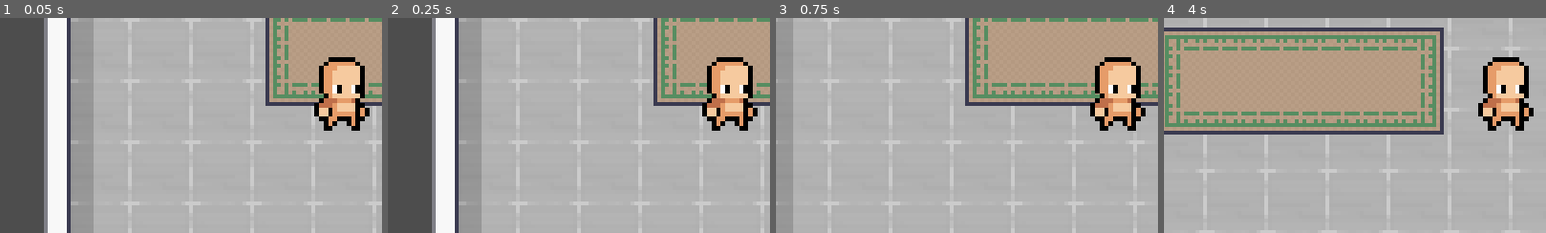
Above: before the commit, frames 1-4 (left to right).
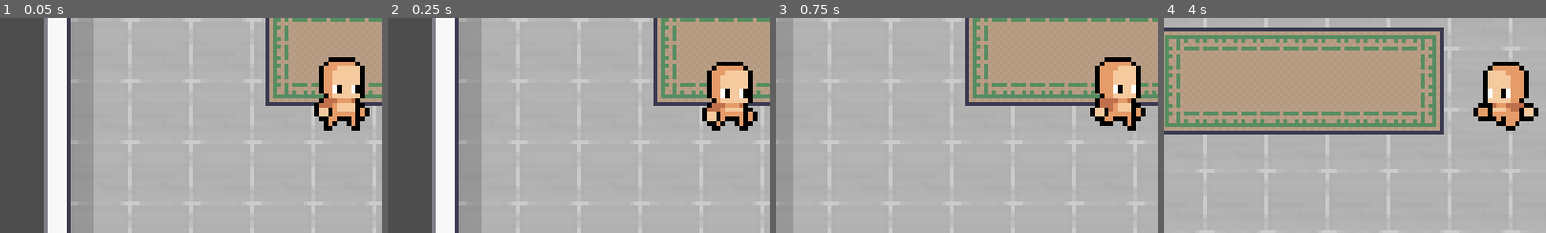
Above: after the commit, the same moments.

Repository: robcmills/godot-paintball
Game: Godot game, scene res://scenes/main.tscn
Two runs of this game, one before a commit and one after it. Both use one fixed random seed, a clock stepped at 60 frames per second and the inputs below.
Inputs:
- Up to frame 1 (0.05 s): no input
- Up to frame 2 (0.25 s): no input
- Up to frame 3 (0.75 s): hold Right (move_right) from 0.53 s (still down); tap Shift (run) at 0.6 s
- Up to frame 4 (4 s): release Right (move_right) at 1.28 s; hold Down (move_down) 1.28-2.03 s; tap Shift (run) every 0.75 s from 1.35 to 3.6 s; hold Right (move_right) 2.03-2.78 s; hold Up (move_up) 2.78-3.53 s; hold Left (move_left) from 3.53 s (still down)
The pictures show only the part of the screen within x 5-55%, y 15-65%; the shares and areas given below are measured in that part.

Frame 1 is identical in both runs. In frame 2, 1.6% of the frame differs, in the area x 82-97%, y 18-51%; in frame 3, 0.6%; in frame 4, 2.8%, in the area x 81-98%, y 18-53%.

Commit message:
Calculate cardinal in hippo_player physics

Diff:
--- a/project.godot
+++ b/project.godot
@@ -32,24 +32,28 @@
 "deadzone": 0.5,
 "events": [Object(InputEventJoypadMotion,"resource_local_to_scene":false,"resource_name":"","device":-1,"axis":1,"axis_value":-1.0,"script":null)
 , Object(InputEventKey,"resource_local_to_scene":false,"resource_name":"","device":-1,"window_id":0,"alt_pressed":false …(186 unchanged characters)…
+, Object(InputEventKey,"resource_local_to_scene":false,"resource_name":"","device":-1,"window_id":0,"alt_pressed":false,"shift_pressed":false,"ctrl_pressed":false,"meta_pressed":false,"pressed":false,"keycode":0,"physical_keycode":70,"key_label":0,"unicode":102,"location":0,"echo":false,"script":null)
 ]
 }
 move_down={
 "deadzone": 0.5,
 "events": [Object(InputEventJoypadMotion,"resource_local_to_scene":false,"resource_name":"","device":-1,"axis":1,"axis_value":1.0,"script":null)
 , Object(InputEventKey,"resource_local_to_scene":false,"resource_name":"","device":-1,"window_id":0,"alt_pressed":false …(186 unchanged characters)…
+, Object(InputEventKey,"resource_local_to_scene":false,"resource_name":"","device":-1,"window_id":0,"alt_pressed":false,"shift_pressed":false,"ctrl_pressed":false,"meta_pressed":false,"pressed":false,"keycode":0,"physical_keycode":83,"key_label":0,"unicode":115,"location":0,"echo":false,"script":null)
 ]
 }
 move_left={
 "deadzone": 0.5,
 "events": [Object(InputEventJoypadMotion,"resource_local_to_scene":false,"resource_name":"","device":-1,"axis":0,"axis_value":-1.0,"script":null)
 , Object(InputEventKey,"resource_local_to_scene":false,"resource_name":"","device":-1,"window_id":0,"alt_pressed":false …(186 unchanged characters)…
+, Object(InputEventKey,"resource_local_to_scene":false,"resource_name":"","device":-1,"window_id":0,"alt_pressed":false,"shift_pressed":false,"ctrl_pressed":false,"meta_pressed":false,"pressed":false,"keycode":0,"physical_keycode":82,"key_label":0,"unicode":114,"location":0,"echo":false,"script":null)
 ]
 }
 move_right={
 "deadzone": 0.5,
 "events": [Object(InputEventJoypadMotion,"resource_local_to_scene":false,"resource_name":"","device":-1,"axis":0,"axis_value":1.0,"script":null)
 , Object(InputEventKey,"resource_local_to_scene":false,"resource_name":"","device":-1,"window_id":0,"alt_pressed":false …(186 unchanged characters)…
+, Object(InputEventKey,"resource_local_to_scene":false,"resource_name":"","device":-1,"window_id":0,"alt_pressed":false,"shift_pressed":false,"ctrl_pressed":false,"meta_pressed":false,"pressed":false,"keycode":0,"physical_keycode":84,"key_label":0,"unicode":116,"location":0,"echo":false,"script":null)
 ]
 }
 run={
--- /dev/null
+++ b/scenes/hippo_character.tscn
@@ -0,0 +1,17 @@
+[gd_scene load_steps=4 format=3 uid="uid://bo1hrdnuflfso"]
+
+[ext_resource type="Script" path="res://scripts/hippo_character.gd" id="1_gqxx0"]
+[ext_resource type="PackedScene" uid="uid://djmn76lmlqrso" path="res://scenes/hippo_sprite.tscn" id="2_nypgp"]
+
+[sub_resource type="RectangleShape2D" id="RectangleShape2D_j2bfm"]
+size = Vector2(8, 6)
+
+[node name="HippoCharacter" type="CharacterBody2D"]
+y_sort_enabled = true
+script = ExtResource("1_gqxx0")
+
+[node name="CollisionShape2D" type="CollisionShape2D" parent="."]
+position = Vector2(0, -11)
+shape = SubResource("RectangleShape2D_j2bfm")
+
+[node name="HippoSprite" parent="." instance=ExtResource("2_nypgp")]
--- a/scenes/hippo_player.tscn
+++ /dev/null
@@ -1,17 +0,0 @@
-[gd_scene load_steps=4 format=3 uid="uid://bo1hrdnuflfso"]
-
-[ext_resource type="Script" path="res://scripts/hippo_player.gd" id="1_8jp0c"]
-[ext_resource type="PackedScene" uid="uid://djmn76lmlqrso" path="res://scenes/hippo_sprite.tscn" id="2_5dy33"]
-
-[sub_resource type="RectangleShape2D" id="RectangleShape2D_j2bfm"]
-size = Vector2(8, 6)
-
-[node name="HippoPlayer" type="CharacterBody2D"]
-y_sort_enabled = true
-script = ExtResource("1_8jp0c")
-
-[node name="CollisionShape2D" type="CollisionShape2D" parent="."]
-position = Vector2(0, -11)
-shape = SubResource("RectangleShape2D_j2bfm")
-
-[node name="HippoSprite" parent="." instance=ExtResource("2_5dy33")]
--- a/scenes/main.tscn
+++ b/scenes/main.tscn
@@ -2,7 +2,7 @@
 
 [ext_resource type="PackedScene" uid="uid://cepra2yx05tcy" path="res://scenes/office.tscn" id="1_kwcg8"]
 [ext_resource type="PackedScene" uid="uid://ch844kd7xe0cc" path="res://scenes/hippo_player_controller.tscn" id="2_6g1th"]
-[ext_resource type="PackedScene" uid="uid://bo1hrdnuflfso" path="res://scenes/hippo_player.tscn" id="3_xhttu"]
+[ext_resource type="PackedScene" uid="uid://bo1hrdnuflfso" path="res://scenes/hippo_character.tscn" id="3_xhttu"]
 
 [node name="Main" type="Node2D"]
 y_sort_enabled = true
--- a/scripts/enums.gd
+++ b/scripts/enums.gd
@@ -1,4 +1,15 @@
 extends Node
+
+enum Cardinal {
+	EAST,
+	SOUTH_EAST,
+	SOUTH,
+	SOUTH_WEST,
+	WEST,
+	NORTH_WEST,
+	NORTH,
+	NORTH_EAST,
+}
 
 enum CharacterPreset {
 	ASTRONAUT,
--- /dev/null
+++ b/scripts/hippo_character.gd
@@ -0,0 +1,20 @@
+class_name HippoCharacter
+extends CharacterBody2D
+
+@onready var sprite: HippoSprite = $HippoSprite
+
+var cardinal := Enums.Cardinal.EAST
+
+func _physics_process(delta):
+	if velocity.x > 0:
+		sprite.scale = Vector2i(1, 1)
+	elif velocity.x < 0:
+		sprite.scale = Vector2i(-1, 1)
+
+	sprite.animation = Enums.PlayerAnimation.READY
+	if velocity.length() != 0:
+		sprite.animation = Enums.PlayerAnimation.RUN
+		var angle = velocity.angle() / (PI / 4)
+		cardinal = wrapi(roundi(angle), 0, 8)
+
+	sprite.playAnimation()
--- a/scripts/hippo_player.gd
+++ /dev/null
@@ -1,2 +0,0 @@
-class_name HippoCharacter
-extends CharacterBody2D
